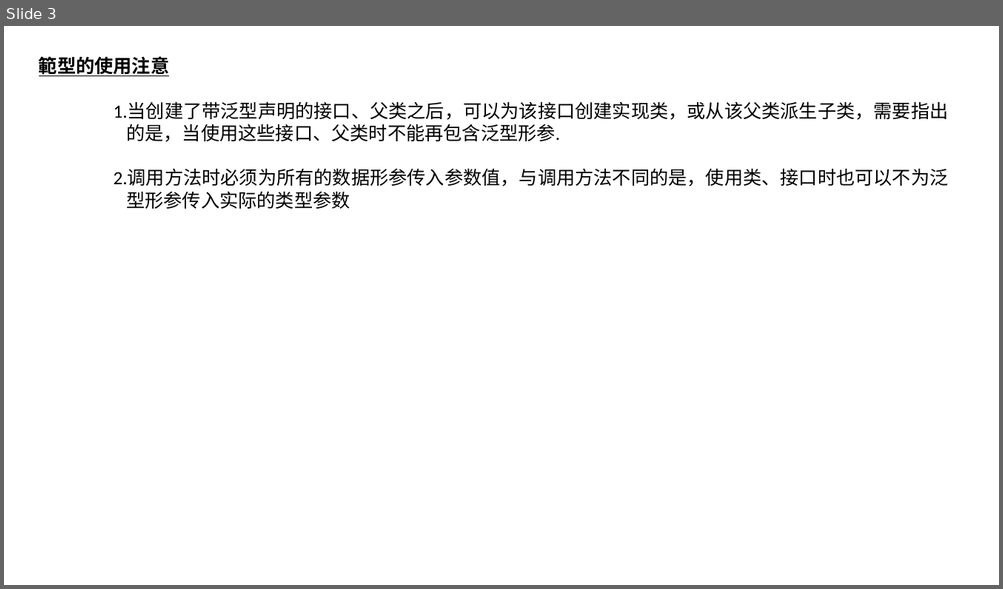
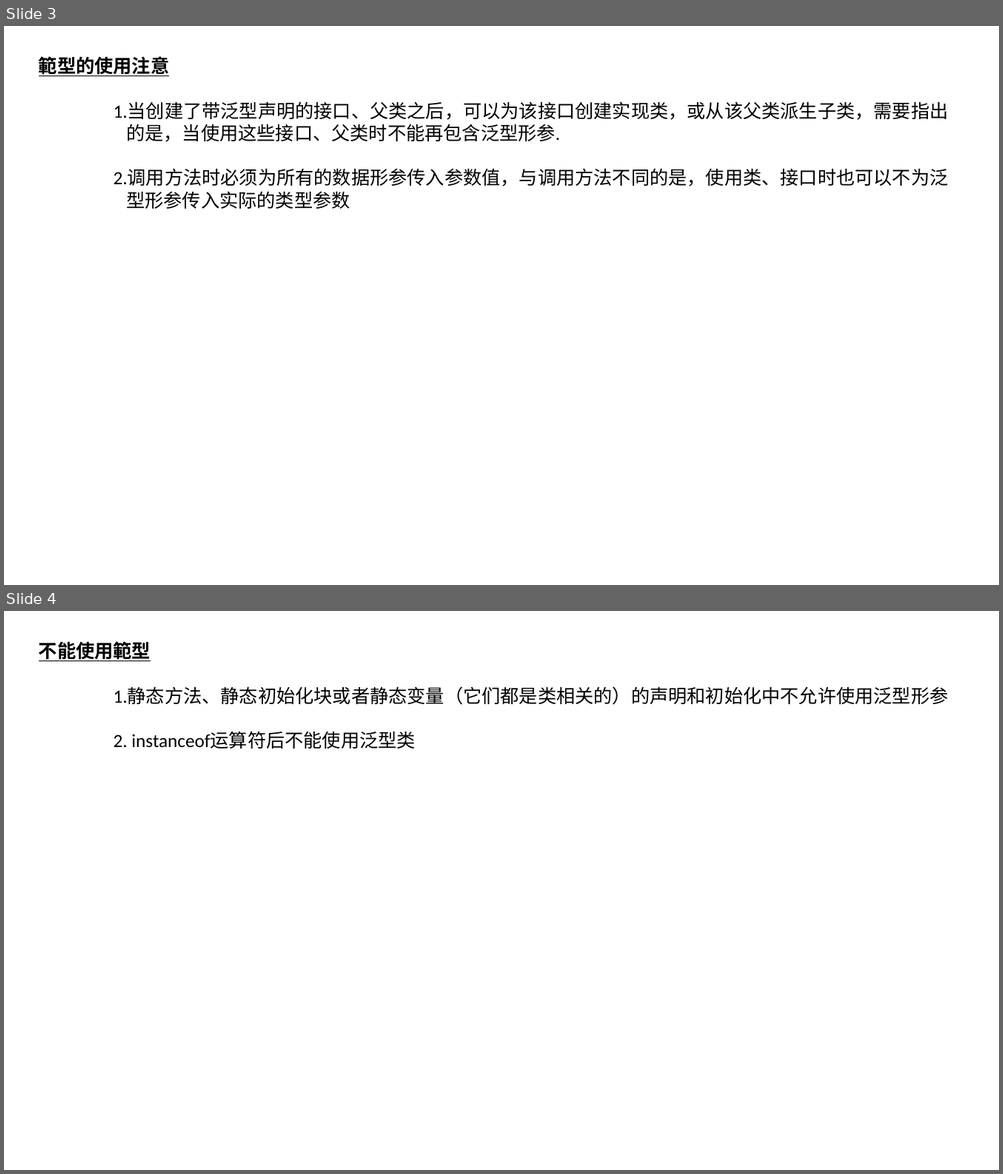
Before and after one commit to luchaojun/ChaojunStudy, a slide deck: JavaStudy/JavaStudyNote/GenericType/GenericType.pptx. Shown one above the other, each under a label of ours: slide 3 before the commit, slides 3 and 4 after it. The pictures are 1003x589 and 1003x1174 pixels, drawn with LibreOffice and Linux fonts; fonts in the diff are those of the drawing. Boxes give left, top, right and bottom in pixels: in the first picture for what was removed or moved away, otherwise in the second. Text is boxed around its words. In the diff, an @@ line names an element or a change of style, - is before the commit and + after.

```diff
--- a/JavaStudy/JavaStudyNote/GenericType/GenericType.pptx
+++ b/JavaStudy/JavaStudyNote/GenericType/GenericType.pptx
@@ slide 4 added at [4, 611, 999, 1170], background #FFFFFF @@
@@ text added at [39, 641, 948, 749], 18 pt, text #000000 @@
+不能使用範型
+1.静态方法、静态初始化块或者静态变量（它们都是类相关的）的声明和初始化中不允许使用泛型形参
+2. instanceof运算符后不能使用泛型类
```
Also in this commit, not shown: 1 other slide added.
